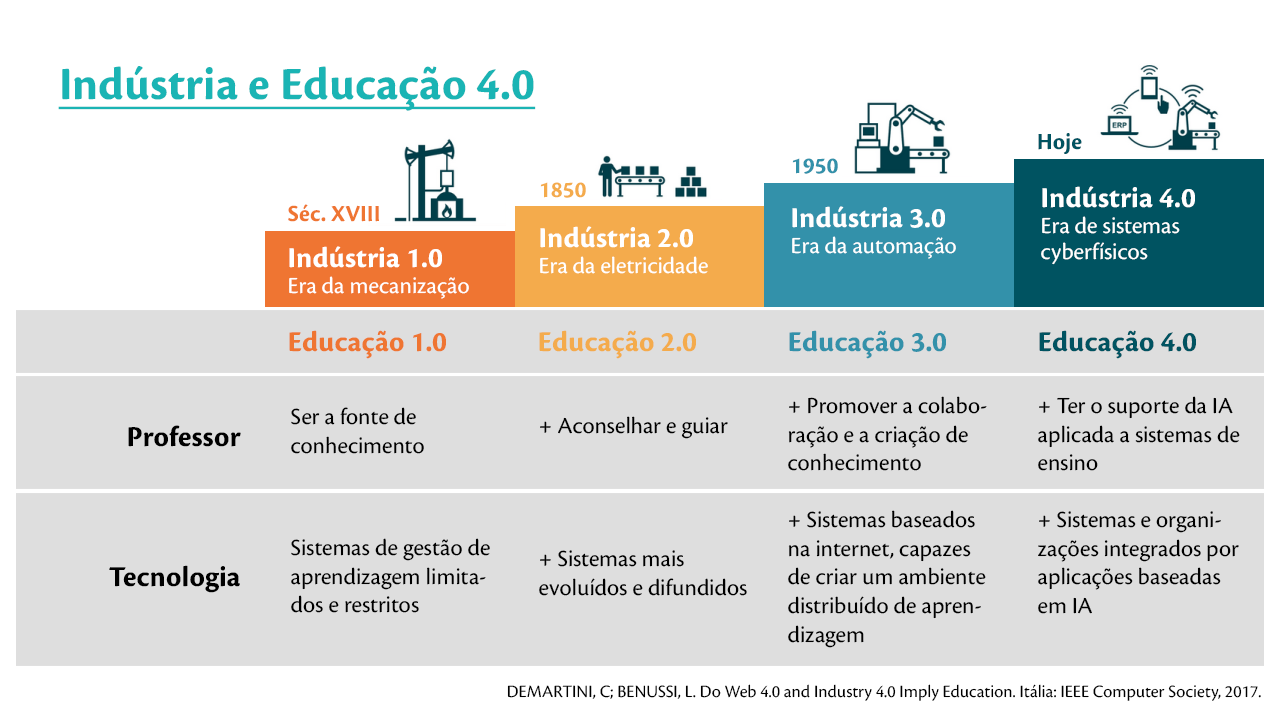
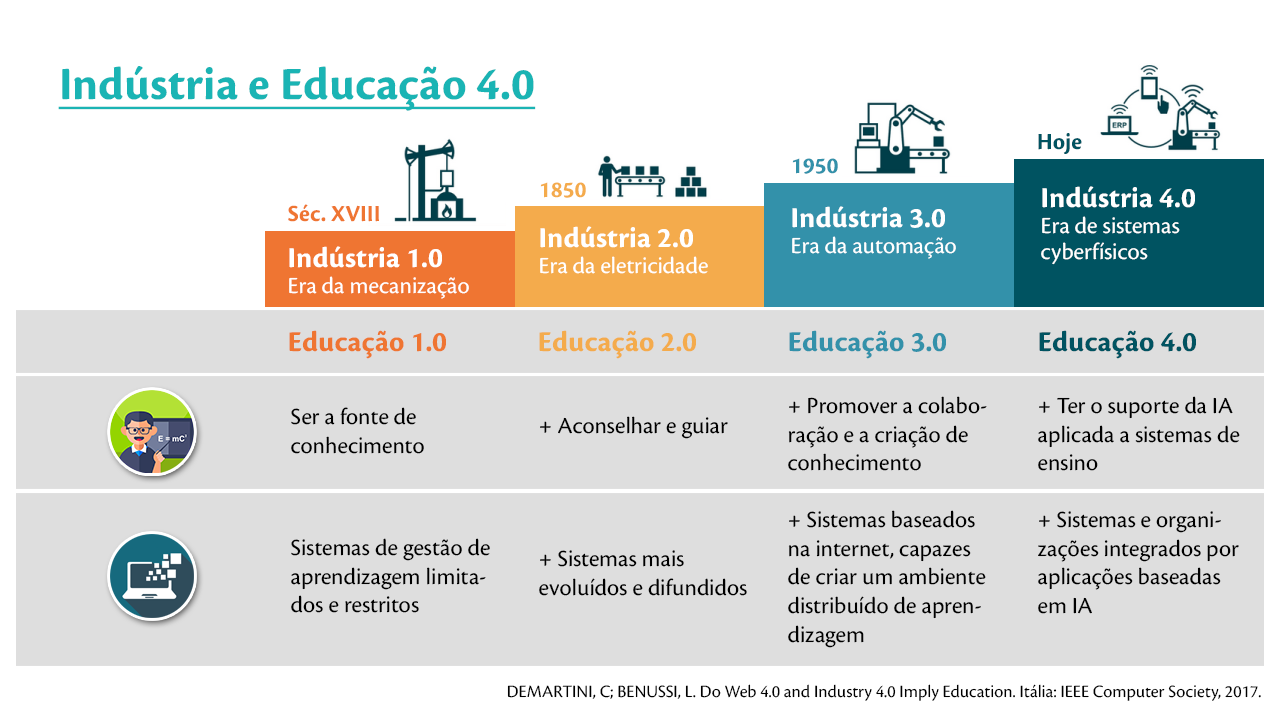
The second 1280x720 image is a revision of the first. Changes to its layers:
removed layer "Professor" from group "professor" over [128, 425, 241, 447]
added layer "Layer 7" in group "professor" over [110, 534, 194, 618]
added layer "teacher-icon" in group "professor" over [110, 390, 194, 473]
removed layer "Tecnologia" from group "significado" over [109, 565, 240, 593]
